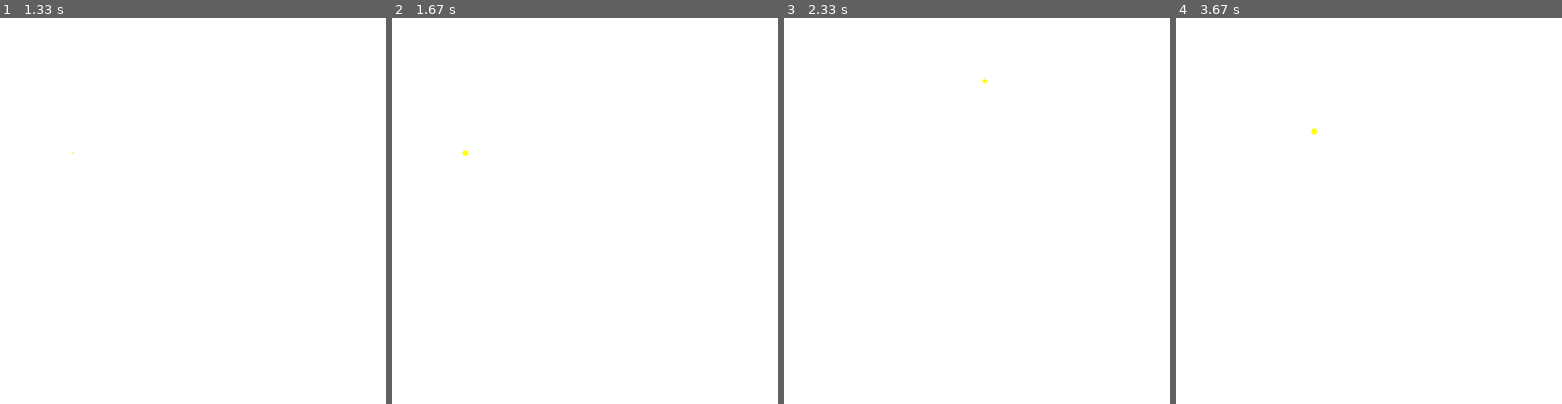
Above: before the commit, frames 1-4 (left to right).
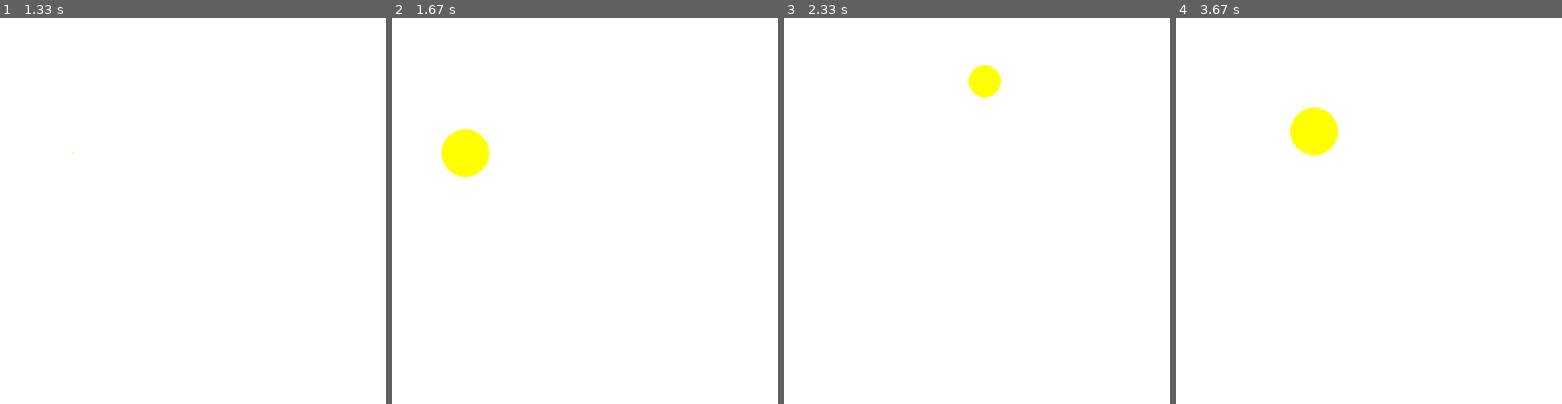
Above: after the commit, the same moments.

Repository: krabchik/PygameTasks
Game: pygame game, started from yellow_circle.py
Two runs of this game, one before a commit and one after it. Both use one fixed random seed, a clock stepped at 60 frames per second and the inputs below.
Inputs (mouse positions are in pixels of both pictures, inside the frame that each line leads up to):
- Up to frame 1 (1.33 s): click (193, 211) at 0.43 s; click (193, 238) at 0.8 s; click (73, 153) at 1.2 s
- Up to frame 2 (1.67 s): click (727, 346) at 1.6 s
- Up to frame 3 (2.33 s): move the mouse to (984, 79) at 1.87 s; click (984, 79) at 2 s; move the mouse to (957, 311) at 2.27 s
- Up to frame 4 (3.67 s): click (1349, 311) at 2.4 s; click (1357, 145) at 2.8 s; click (1314, 129) at 3.2 s; click (1469, 176) at 3.6 s

Frame 1 is identical in both runs. In frame 2, 1.2% of the frame differs, in the area x 12-26%, y 28-42%; in frame 3, 0.5%; in frame 4, 1.2%.

Commit message:
100 pixels per second

Diff:
--- a/yellow_circle.py
+++ b/yellow_circle.py
@@ -17,7 +17,7 @@
             screen.fill((255, 255, 255))
     if draw:
         pygame.draw.circle(screen, pygame.Color('yellow'), position, r)
-        r += 1
+        r += 10
     clock.tick(10)
     pygame.display.flip()
 pygame.quit()
